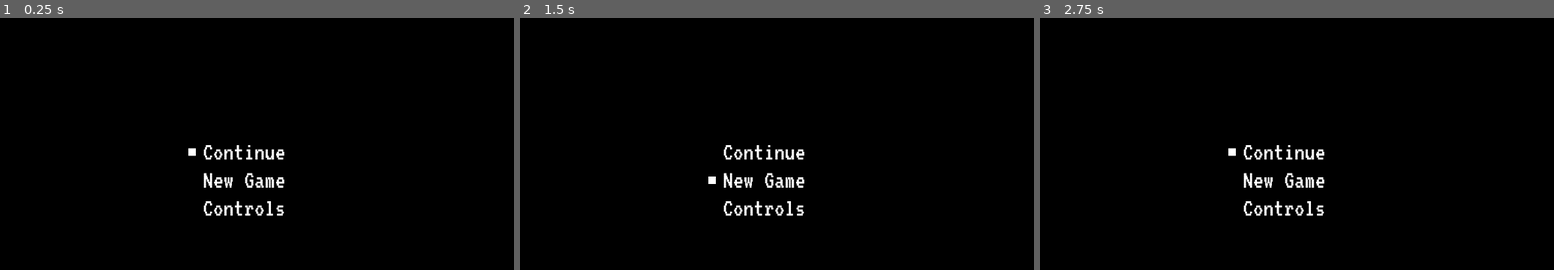
Above: before the commit, frames 1-3 (left to right).
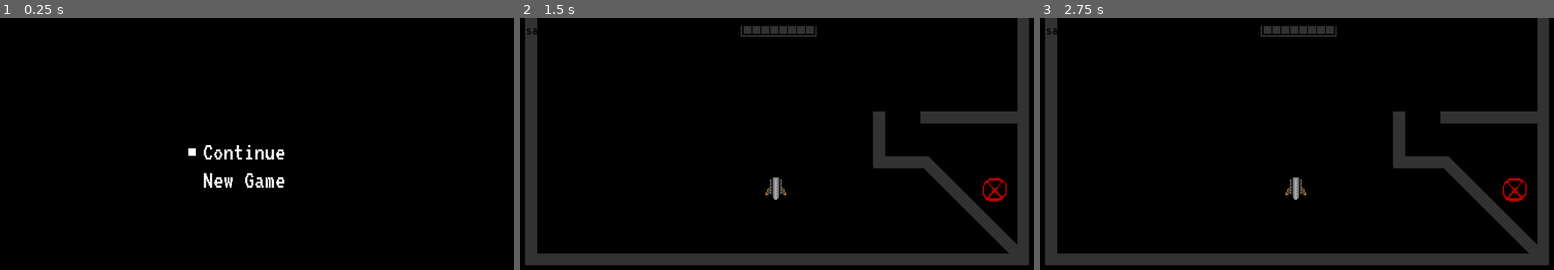
Above: after the commit, the same moments.

Repository: Anudin/LD41
Game: Godot game, scene res://UI/StartMenu.tscn
Two runs of this game, one before a commit and one after it. Both use one fixed random seed, a clock stepped at 60 frames per second and the inputs below.
Inputs:
- Up to frame 1 (0.25 s): no input
- Up to frame 2 (1.5 s): tap Enter (strict_accept) at 0.5, 1.35 s; hold Up (ui_up) 0.53-1.28 s; hold Enter (strict_accept) 0.53-1.28 s; tap Space at 0.77 s; hold Down (ui_down) from 1.28 s (still down)
- Up to frame 3 (2.75 s): tap Space at 1.52 s; tap Enter (strict_accept) at 2 s; release Down (ui_down) at 2.03 s; hold Up (ui_up) from 2.03 s (still down); hold Enter (strict_accept) from 2.03 s (still down); tap Backspace at 2.1 s

The runs differ from the first frame. In frame 1, 0.4% of the frame differs, in the area x 39-56%, y 72-79%; in frame 2, 14%; in frame 3, 14%, in the area x 1-100%, y 0-99%.

Commit message:
Implement main menu

Diff:
--- a/Main.gd
+++ b/Main.gd
@@ -14,18 +14,28 @@
 var COMMANDS = []
 const TEMP_COMMANDS = {"whatever": "shoot"}
 
+var continue_game
 var level_path
 
 func _ready():
 	randomize()
 
-	change_level("res://Levels/Intro.tscn")
-	#load_game()
+	var game_loaded = false
+
+	if continue_game:
+		game_loaded = load_game()
+	if not game_loaded:
+		change_level("res://Levels/Intro.tscn")
+
+
 	_on_queue_updated([])
 	update_temp_commands(TEMP_COMMANDS.keys()[0])
 
-func _process(delta):
-	pass
+func setup(continue_game = false):
+	self.continue_game = continue_game
+
+#func _process(delta):
+#	pass
 
 func verify_command(command):
 	if COMMANDS.has(command):
@@ -94,9 +104,9 @@
 
 	save_game()
 
-func _notification(what):
-	if what == MainLoop.NOTIFICATION_WM_QUIT_REQUEST:
-		save_game()
+#func _notification(what):
+#	if what == MainLoop.NOTIFICATION_WM_QUIT_REQUEST:
+#		save_game()
 
 func save_game():
 	var variables = $Level/Level.save()
@@ -112,8 +122,7 @@
 	save_file.open("user://ld41.save", File.READ)
 
 	if not save_file.file_exists("user://ld41.save"):
-		change_level("res://Levels/Level1.tscn")
-		return
+		return false
 	else:
 		var data = parse_json(save_file.get_line())
 		var level = data["level"]
@@ -123,3 +132,5 @@
 		change_level(level, args)
 
 	save_file.close()
+
+	return true
--- a/UI/MainMenu.gd
+++ b/UI/MainMenu.gd
@@ -1,8 +1,6 @@
 extends "res://UI/Menu.gd"
 
-# class member variables go here, for example:
-# var a = 2
-# var b = "textvar"
+var Main = preload("res://Main.tscn")
 
 func _ready():
 	# Called every time the node is added to the scene.
@@ -15,4 +13,15 @@
 #	pass
 
 func execute():
-	print(selected)
+	var main = Main.instance()
+
+	match selected:
+		0:
+			main.setup(true)
+		1:
+			main.setup()
+
+	var root = $"/root"
+	root.remove_child($"/root/Menu")
+	root.add_child(main)
+	queue_free()
--- a/UI/StartMenu.tscn
+++ b/UI/StartMenu.tscn
@@ -26,6 +26,7 @@
 
 [node name="Controls" parent="." index="2" instance=ExtResource( 3 )]
 
+visible = false
 margin_left = 527.0
 margin_top = 379.0
 margin_right = 769.0
--- a/UI/Tutorial.gd
+++ b/UI/Tutorial.gd
@@ -13,7 +13,7 @@
 	pass
 
 func _input(event):
-	if event.is_action("strict_accept"):
+	if event.is_action_pressed("strict_accept"):
 		played = true
 		hide()
 		get_tree().paused = false
